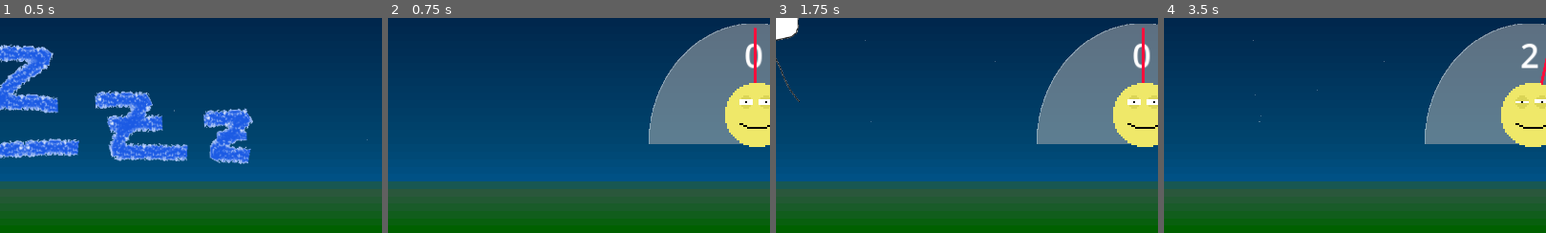
Above: before the commit, frames 1-4 (left to right).
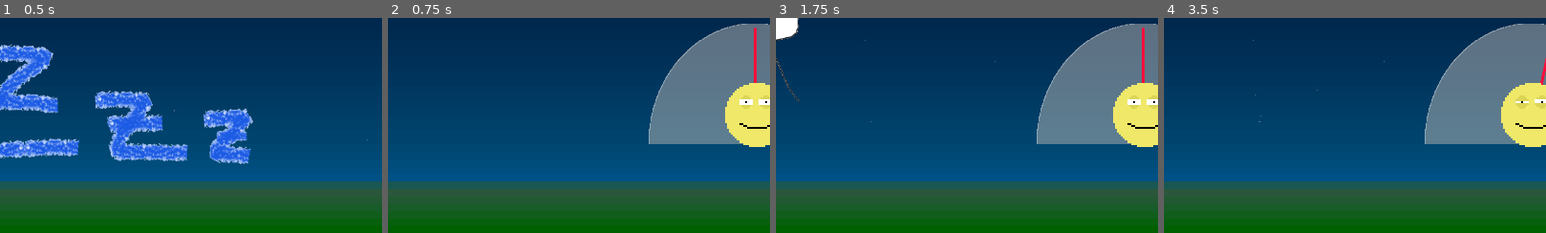
Above: after the commit, the same moments.

Repository: Glow-Project/gwj-55
Game: Godot game, scene res://menu.tscn
Two runs of this game, one before a commit and one after it. Both use one fixed random seed, a clock stepped at 60 frames per second and the inputs below.
Inputs (mouse positions are % of the whole screen's width and height, from its top left):
- Up to frame 1 (0.5 s): no input
- Up to frame 2 (0.75 s): click (50, 60) at 0.5 s
- Up to frame 3 (1.75 s): tap Enter at 1.25 s; move the mouse to (72, 45) at 1.27 s
- Up to frame 4 (3.5 s): move the mouse to (30, 55) at 2.02 s; tap Space at 2.75 s; move the mouse to (60, 28) at 2.77 s
The pictures show only the part of the screen within x 37-87%, y 0-50%; the shares and areas given below are measured in that part.

Frame 1 is identical in both runs. In frame 2, 0.3% of the frame differs, in the area x 93-98%, y 11-24%; in frame 3, 0.3%; in frame 4, 0.3%.

Commit message:
tacho: drop counter

Diff:
--- a/tacho.gd
+++ b/tacho.gd
@@ -24,16 +24,14 @@
 	if $Emoji.animation != animation:
 		$Emoji.play(animation)
 
-func inc()->void:
-	$Counter.add_score(1)
-	score = min(score+1, total)
+func inc(val=1)->void:
+	score = min(score+val, total)
 	if score == total and !event_emitted:
 		emit_signal("fallen_asleep")
 		event_emitted = true
 
-func dec()->void:
-	$Counter.add_score(-1)
-	score = max(score-1, -total)
+func dec(val=1)->void:
+	score = max(score-val, -total)
 	if score == total and !event_emitted:
 		emit_signal("woken_up")
 		event_emitted = true
--- a/tacho.tscn
+++ b/tacho.tscn
@@ -1,9 +1,8 @@
-[gd_scene load_steps=6 format=3 uid="uid://c60r414l87mea"]
+[gd_scene load_steps=5 format=3 uid="uid://c60r414l87mea"]
 
 [ext_resource type="Script" path="res://tacho.gd" id="1_r5mo0"]
 [ext_resource type="Texture2D" uid="uid://ljpobgyeclcb" path="res://tacho_scale.png" id="1_ve4pj"]
 [ext_resource type="Texture2D" uid="uid://dvcn6ynijctx2" path="res://tacho_needle.png" id="2_ncgm3"]
-[ext_resource type="PackedScene" uid="uid://xkho8sp45eiy" path="res://counter.tscn" id="3_2pbny"]
 [ext_resource type="SpriteFrames" uid="uid://bq7svfchbfxxr" path="res://emoji.tres" id="5_ogubs"]
 
 [node name="Tacho" type="Node2D"]
@@ -15,19 +14,6 @@
 position = Vector2(-1.00001, 28)
 scale = Vector2(0.602446, 0.700297)
 texture = ExtResource("1_ve4pj")
-
-[node name="Counter" parent="." instance=ExtResource("3_2pbny")]
-anchors_preset = 0
-anchor_right = 0.0
-anchor_bottom = 0.0
-offset_left = -116.0
-offset_top = -88.0
-offset_right = 112.0
-offset_bottom = 57.0
-grow_horizontal = 1
-grow_vertical = 1
-theme_override_font_sizes/font_size = 50
-text = "0"
 
 [node name="Needle" type="Sprite2D" parent="."]
 position = Vector2(-0.87439, 99.4329)
